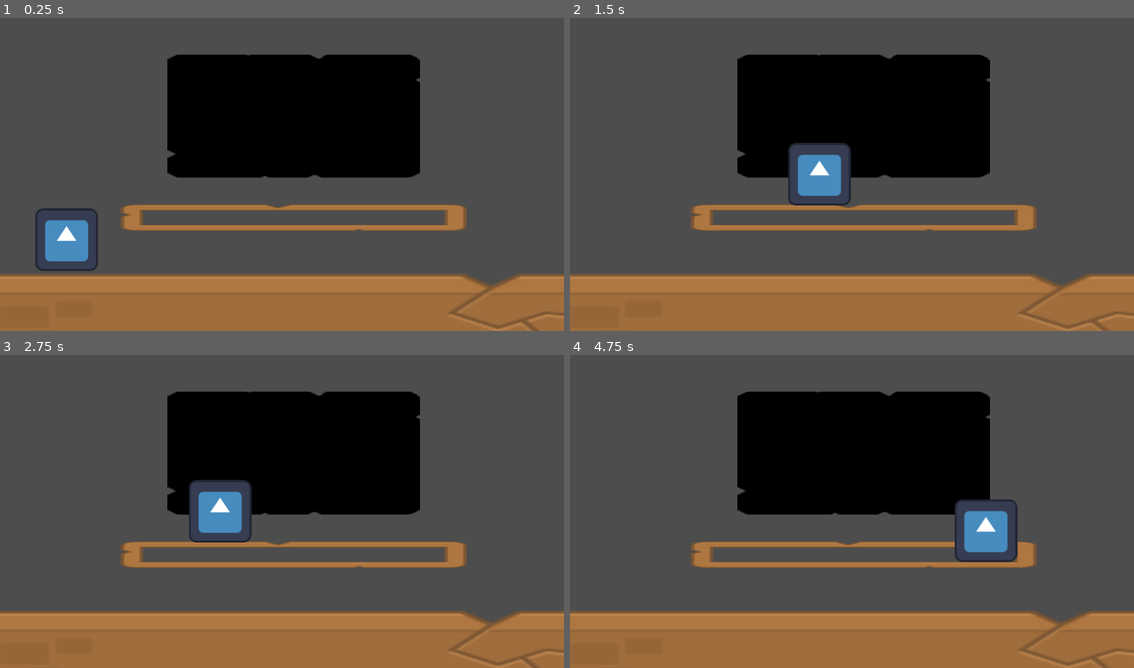
Above: before the commit, frames 1-4 (two rows, left to right).
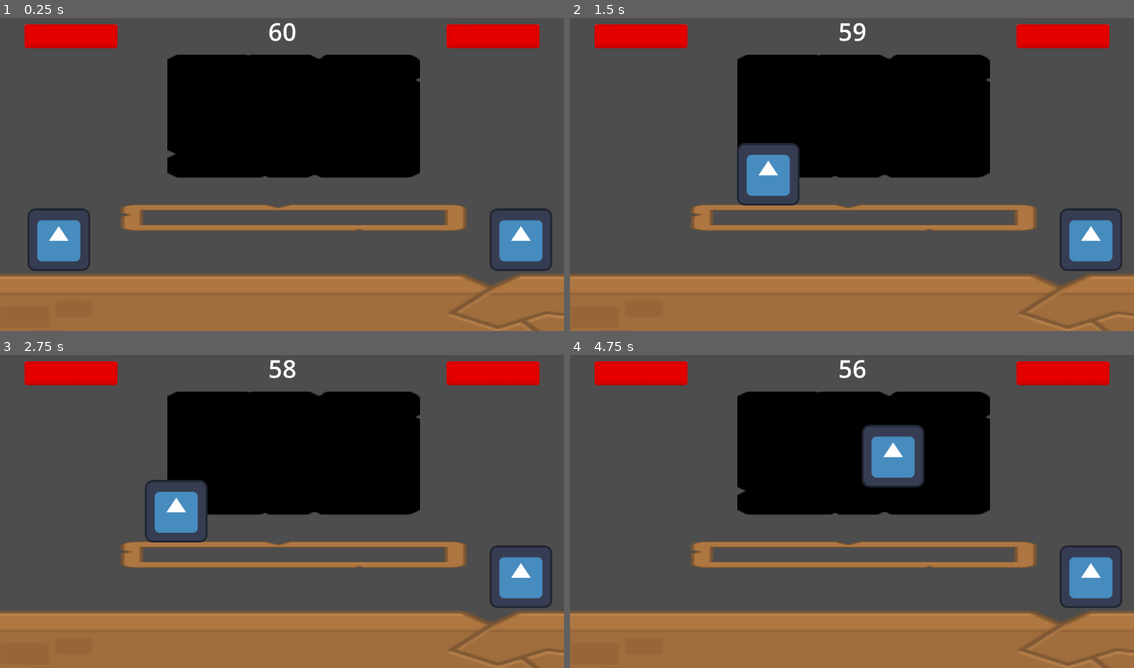
Above: after the commit, the same moments.

Repository: Boris14/NexusGameJam
Game: Godot game, scene res://Scenes/main.tscn
Two runs of this game, one before a commit and one after it. Both use one fixed random seed, a clock stepped at 60 frames per second and the inputs below. The engine's default icon, where the game draws it, is replaced by a stand-in: a white triangle on a blue panel in a dark square.
Inputs:
- Up to frame 1 (0.25 s): no input
- Up to frame 2 (1.5 s): tap Enter at 0.5 s; hold W (player_1_jump) 0.53-1.28 s; hold D (player_1_right) from 0.53 s (still down); tap W (player_1_jump) at 1.35 s
- Up to frame 3 (2.75 s): tap W (player_1_jump) at 1.52, 1.82 s; release D (player_1_right) at 2.03 s; hold A (player_1_left) from 2.03 s (still down); hold W (player_1_jump) from 2.03 s (still down)
- Up to frame 4 (4.75 s): release A (player_1_left) at 2.78 s; release W (player_1_jump) at 2.78 s; hold D (player_1_right) 2.78-4.28 s; tap W (player_1_jump) at 2.85, 3.02, 3.32, 4.35, 4.52 s; hold W (player_1_jump) 3.53-4.28 s; hold A (player_1_left) from 4.28 s (still down)

The runs differ from the first frame. In frame 1, 4.8% of the frame differs, in the area x 4-98%, y 1-81%; in frame 2, 7.2%; in frame 3, 6.9%; in frame 4, 7.8%.

Commit message:
Added a base HUD and a second player

Diff:
--- /dev/null
+++ b/Scenes/HUD.tscn
@@ -0,0 +1,60 @@
+[gd_scene load_steps=4 format=3 uid="uid://clkcyvj24mjh6"]
+
+[ext_resource type="Script" path="res://Source/hud.gd" id="1_r0twu"]
+[ext_resource type="Texture2D" uid="uid://c1jm8c203ndde" path="res://Assets/buttonLong_grey.png" id="2_q5rdk"]
+
+[sub_resource type="LabelSettings" id="LabelSettings_mcdoc"]
+font_size = 50
+
+[node name="HUD" type="Control"]
+layout_mode = 3
+anchors_preset = 15
+anchor_right = 1.0
+anchor_bottom = 1.0
+grow_horizontal = 2
+grow_vertical = 2
+script = ExtResource("1_r0twu")
+
+[node name="RoundTimeLabel" type="Label" parent="."]
+layout_mode = 1
+anchors_preset = 5
+anchor_left = 0.5
+anchor_right = 0.5
+offset_left = -0.5
+offset_right = 0.5
+offset_bottom = 23.0
+grow_horizontal = 2
+text = "60"
+label_settings = SubResource("LabelSettings_mcdoc")
+horizontal_alignment = 1
+vertical_alignment = 1
+
+[node name="RoundTimer" type="Timer" parent="."]
+
+[node name="Player1HealthBar" type="TextureProgressBar" parent="."]
+layout_mode = 0
+offset_left = 50.0
+offset_top = 20.0
+offset_right = 240.0
+offset_bottom = 69.0
+value = 100.0
+texture_under = ExtResource("2_q5rdk")
+texture_progress = ExtResource("2_q5rdk")
+tint_progress = Color(1, 0, 0, 1)
+
+[node name="Player2HealthBar" type="TextureProgressBar" parent="."]
+layout_mode = 1
+anchors_preset = 1
+anchor_left = 1.0
+anchor_right = 1.0
+offset_left = -240.0
+offset_top = 20.0
+offset_right = -50.0
+offset_bottom = 69.0
+grow_horizontal = 0
+value = 100.0
+texture_under = ExtResource("2_q5rdk")
+texture_progress = ExtResource("2_q5rdk")
+tint_progress = Color(1, 0, 0, 1)
+
+[connection signal="timeout" from="RoundTimer" to="." method="_on_round_timer_timeout"]
--- a/Scenes/main.tscn
+++ b/Scenes/main.tscn
@@ -1,36 +1,40 @@
-[gd_scene load_steps=6 format=3 uid="uid://p6bqgvftxsv8"]
+[gd_scene load_steps=6 format=3 uid="uid://7lqh0eq0nqb3"]
 
-[ext_resource type="PackedScene" uid="uid://ce0ff4ygit634" path="res://Scenes/platfrom.tscn" id="1_3au51"]
-[ext_resource type="Script" path="res://Source/main.gd" id="1_ogglp"]
-[ext_resource type="PackedScene" uid="uid://dflldkbtccrde" path="res://Scenes/floor.tscn" id="2_02bkg"]
-[ext_resource type="PackedScene" uid="uid://cga5x1i7j17iw" path="res://Scenes/player.tscn" id="2_ew4jm"]
-[ext_resource type="PackedScene" uid="uid://be6aucgi5intg" path="res://Scenes/blackboard.tscn" id="4_6ielx"]
+[ext_resource type="Script" path="res://Source/main.gd" id="1_l1i7m"]
+[ext_resource type="PackedScene" uid="uid://be6aucgi5intg" path="res://Scenes/Blackboard.tscn" id="2_yyua3"]
+[ext_resource type="PackedScene" uid="uid://ce0ff4ygit634" path="res://Scenes/Platfrom.tscn" id="3_c0mjr"]
+[ext_resource type="PackedScene" uid="uid://dflldkbtccrde" path="res://Scenes/Floor.tscn" id="4_0o56b"]
+[ext_resource type="PackedScene" uid="uid://clkcyvj24mjh6" path="res://Scenes/HUD.tscn" id="6_joee4"]
 
-[node name="Node2D" type="Node2D"]
-script = ExtResource("1_ogglp")
+[node name="Game" type="Node"]
+script = ExtResource("1_l1i7m")
 
-[node name="blackboard" parent="." instance=ExtResource("4_6ielx")]
+[node name="Blackboard" parent="." instance=ExtResource("2_yyua3")]
 position = Vector2(600, 208)
 scale = Vector2(3.68, 1.8059)
 
-[node name="platform" parent="." instance=ExtResource("1_3au51")]
+[node name="Platform" parent="." instance=ExtResource("3_c0mjr")]
 position = Vector2(600, 416)
 scale = Vector2(3.20781, 0.770268)
 
-[node name="floor" parent="." instance=ExtResource("2_02bkg")]
+[node name="Floor" parent="." instance=ExtResource("4_0o56b")]
 position = Vector2(584, 724)
 scale = Vector2(6.28, 2.76)
 
-[node name="right_wall" parent="." instance=ExtResource("2_02bkg")]
+[node name="RightWall" parent="." instance=ExtResource("4_0o56b")]
 position = Vector2(1312, 240)
 rotation = 1.5708
 scale = Vector2(5.41458, 2.15633)
 
-[node name="left_wall" parent="." instance=ExtResource("2_02bkg")]
+[node name="LeftWall" parent="." instance=ExtResource("4_0o56b")]
 position = Vector2(-72, 184)
 rotation = 1.5708
 scale = Vector2(4.72, 1)
 
-[node name="player" parent="." instance=ExtResource("2_ew4jm")]
-position = Vector2(136, 424)
-speed = 400.0
+[node name="HUD" parent="." instance=ExtResource("6_joee4")]
+
+[node name="Player1StartPosition" type="Node2D" parent="."]
+position = Vector2(120, 432)
+
+[node name="Player2StartPosition" type="Node2D" parent="."]
+position = Vector2(1064, 432)
--- a/Source/blackboard.gd
+++ b/Source/blackboard.gd
@@ -6,5 +6,5 @@
 
 # Called every frame. 'delta' is the elapsed time since the previous frame.
 func _process(_delta):
+	# Use get_overlapping_bodies() to get the players
 	pass
-	#get_overlapping_bodies()
--- /dev/null
+++ b/Source/hud.gd
@@ -0,0 +1,29 @@
+extends Control
+
+@export var round_time = 60
+
+var _time_left = 0
+
+# Called when the node enters the scene tree for the first time.
+func _ready():
+	_time_left = round_time
+	$RoundTimer.start(1)
+
+
+# Called every frame. 'delta' is the elapsed time since the previous frame.
+func _process(delta):
+	pass
+
+
+func _on_round_timer_timeout():
+	_time_left -= 1
+	$RoundTimeLabel.text = str(_time_left)
+	if _time_left <= 0:
+		$RoundTimer.stop()
+
+
+func _on_player_health_changed(is_player_1, new_health, max_health):
+	if is_player_1:
+		$Player1HealthBar.value = new_health / max_health * 100
+	else:
+		$Player2HealthBar.value = new_health / max_health * 100
--- a/Source/main.gd
+++ b/Source/main.gd
@@ -1,11 +1,22 @@
-extends Node2D
+extends Node
+
+const Player = preload("res://Source/player.gd")
+const HUD = preload("res://Source/hud.gd")
+const PlayerScene = preload("res://Scenes/Player.tscn")
 
 # Called when the node enters the scene tree for the first time.
 func _ready():
-	# Spawn the players
-	pass # Replace with function body.
+	_spawn_player(true)
+	_spawn_player(false)
 
 
 # Called every frame. 'delta' is the elapsed time since the previous frame.
 func _process(delta):
 	pass
+
+func _spawn_player(is_player_1):
+	var player = PlayerScene.instantiate() as Player
+	player.set_meta("is_player_1", is_player_1)
+	player.position = ($Player1StartPosition if is_player_1 else $Player2StartPosition).position
+	player.connect("health_changed", ($HUD as HUD)._on_player_health_changed)
+	add_child(player)
--- a/Source/platform.gd
+++ b/Source/platform.gd
@@ -1,7 +1,5 @@
 extends StaticBody2D
 
-
-var _time_to_disable = 5
 
 # Called when the node enters the scene tree for the first time.
 func _ready():
@@ -10,6 +8,5 @@
 
 # Called every frame. 'delta' is the elapsed time since the previous frame.
 func _process(delta):
-	_time_to_disable -= delta
-	#if _time_to_disable <= 0:
-		#$CollisionShape2D.disabled = true
+	# Use $CollisionShape2D.disabled = true when you want to disable the collision
+	pass
--- a/Source/player.gd
+++ b/Source/player.gd
@@ -1,4 +1,6 @@
 extends CharacterBody2D
+
+signal health_changed(is_player_1, new_health, max_health)
 
 @export var speed = 300.0
 @export var max_jump_velocity = -800.0
@@ -14,12 +16,26 @@
 var gravity = ProjectSettings.get_setting("physics/2d/default_gravity")
 var _jump_time = 0
 var _is_jumping = false
-var heatlh = max_health
+var _health = max_health
+
+# Controls
+var _move_left_action
+var _move_right_action
+var _jump_action
+var _punch_action
+var _kick_action
+var _block_action
 
 func _ready():
 	_is_jumping = false
 	_jump_time = 0
-	heatlh = max_health
+	_health = max_health
+	_move_left_action = str("player_" + ("1" if get_meta("is_player_1") else "2") + "_left")
+	_move_right_action = str("player_" + ("1" if get_meta("is_player_1") else "2") + "_right")
+	_jump_action = str("player_" + ("1" if get_meta("is_player_1") else "2") + "_jump")
+	_punch_action = str("player_" + ("1" if get_meta("is_player_1") else "2") + "_punch")
+	_kick_action = str("player_" + ("1" if get_meta("is_player_1") else "2") + "_kick")
+	_block_action = str("player_" + ("1" if get_meta("is_player_1") else "2") + "_block")
 
 func _physics_process(delta):
 	# Add the gravity.
@@ -27,13 +43,13 @@
 		velocity.y += gravity * delta
 
 	# Handle Jump.
-	if Input.is_action_just_pressed("player_1_jump") and is_on_floor():
+	if Input.is_action_just_pressed(_jump_action) and is_on_floor():
 		_is_jumping = true
-	elif Input.is_action_just_released("player_1_jump"):
+	elif Input.is_action_just_released(_jump_action):
 		_is_jumping = false
 		_jump_time = 0
 	if (
-		_is_jumping and Input.is_action_pressed("player_1_jump")
+		_is_jumping and Input.is_action_pressed(_jump_action)
 		and _jump_time < max_jump_hold_time
 	):
 		velocity.y = lerp(velocity.y, max_jump_velocity, delta * JUMP_FORCE)
@@ -41,10 +57,21 @@
 
 	# Get the input direction and handle the movement/deceleration.
 	# As good practice, you should replace UI actions with custom gameplay actions.
-	var direction = Input.get_axis("player_1_left", "player_1_right")
+	var direction = Input.get_axis(_move_left_action, _move_right_action)
 	if direction:
 		velocity.x = direction * speed
 	else:
 		velocity.x = move_toward(velocity.x, 0, speed)
 
 	move_and_slide()
+
+	# Punch yourself to test the healthbar
+	if Input.is_action_just_pressed(_punch_action):
+		take_damage(punch_damage)
+
+func take_damage(damage):
+	_health -= damage
+	_health = clamp(_health, 0, max_health)
+	emit_signal("health_changed", get_meta("is_player_1"), _health, max_health)
+	if _health <= 0:
+		queue_free()
--- a/project.godot
+++ b/project.godot
@@ -11,7 +11,7 @@
 [application]
 
 config/name="NexusGameJam"
-run/main_scene="res://Scenes/main.tscn"
+run/main_scene="res://Scenes/Main.tscn"
 config/features=PackedStringArray("4.0", "Forward Plus")
 config/icon="res://Assets/icon.svg"
 
@@ -37,9 +37,44 @@
 "events": [Object(InputEventKey,"resource_local_to_scene":false,"resource_name":"","device":-1,"window_id":0,"alt_pressed":false,"shift_pressed":false,"ctrl_pressed":false,"meta_pressed":false,"pressed":false,"keycode":0,"physical_keycode":83,"key_label":0,"unicode":115,"echo":false,"script":null)
 ]
 }
+player_1_kick={
+"deadzone": 0.5,
+"events": [Object(InputEventKey,"resource_local_to_scene":false,"resource_name":"","device":-1,"window_id":0,"alt_pressed":false,"shift_pressed":false,"ctrl_pressed":false,"meta_pressed":false,"pressed":false,"keycode":0,"physical_keycode":89,"key_label":0,"unicode":121,"echo":false,"script":null)
+]
+}
 player_1_punch={
 "deadzone": 0.5,
 "events": [Object(InputEventKey,"resource_local_to_scene":false,"resource_name":"","device":-1,"window_id":0,"alt_pressed":false,"shift_pressed":false,"ctrl_pressed":false,"meta_pressed":false,"pressed":false,"keycode":0,"physical_keycode":84,"key_label":0,"unicode":116,"echo":false,"script":null)
+]
+}
+player_2_left={
+"deadzone": 0.5,
+"events": [Object(InputEventKey,"resource_local_to_scene":false,"resource_name":"","device":-1,"window_id":0,"alt_pressed":false,"shift_pressed":false,"ctrl_pressed":false,"meta_pressed":false,"pressed":false,"keycode":0,"physical_keycode":4194319,"key_label":0,"unicode":0,"echo":false,"script":null)
+]
+}
+player_2_right={
+"deadzone": 0.5,
+"events": [Object(InputEventKey,"resource_local_to_scene":false,"resource_name":"","device":-1,"window_id":0,"alt_pressed":false,"shift_pressed":false,"ctrl_pressed":false,"meta_pressed":false,"pressed":false,"keycode":0,"physical_keycode":4194321,"key_label":0,"unicode":0,"echo":false,"script":null)
+]
+}
+player_2_jump={
+"deadzone": 0.5,
+"events": [Object(InputEventKey,"resource_local_to_scene":false,"resource_name":"","device":-1,"window_id":0,"alt_pressed":false,"shift_pressed":false,"ctrl_pressed":false,"meta_pressed":false,"pressed":false,"keycode":0,"physical_keycode":4194320,"key_label":0,"unicode":0,"echo":false,"script":null)
+]
+}
+player_2_punch={
+"deadzone": 0.5,
+"events": [Object(InputEventKey,"resource_local_to_scene":false,"resource_name":"","device":-1,"window_id":0,"alt_pressed":false,"shift_pressed":false,"ctrl_pressed":false,"meta_pressed":false,"pressed":false,"keycode":0,"physical_keycode":4194439,"key_label":0,"unicode":49,"echo":false,"script":null)
+]
+}
+player_2_kick={
+"deadzone": 0.5,
+"events": [Object(InputEventKey,"resource_local_to_scene":false,"resource_name":"","device":-1,"window_id":0,"alt_pressed":false,"shift_pressed":false,"ctrl_pressed":false,"meta_pressed":false,"pressed":false,"keycode":0,"physical_keycode":4194440,"key_label":0,"unicode":50,"echo":false,"script":null)
+]
+}
+player_2_block={
+"deadzone": 0.5,
+"events": [Object(InputEventKey,"resource_local_to_scene":false,"resource_name":"","device":-1,"window_id":0,"alt_pressed":false,"shift_pressed":false,"ctrl_pressed":false,"meta_pressed":false,"pressed":false,"keycode":0,"physical_keycode":4194322,"key_label":0,"unicode":0,"echo":false,"script":null)
 ]
 }
 
Binary file added: Assets/buttonLong_grey.png
Not shown, added: Assets/buttonLong_grey.png.import
